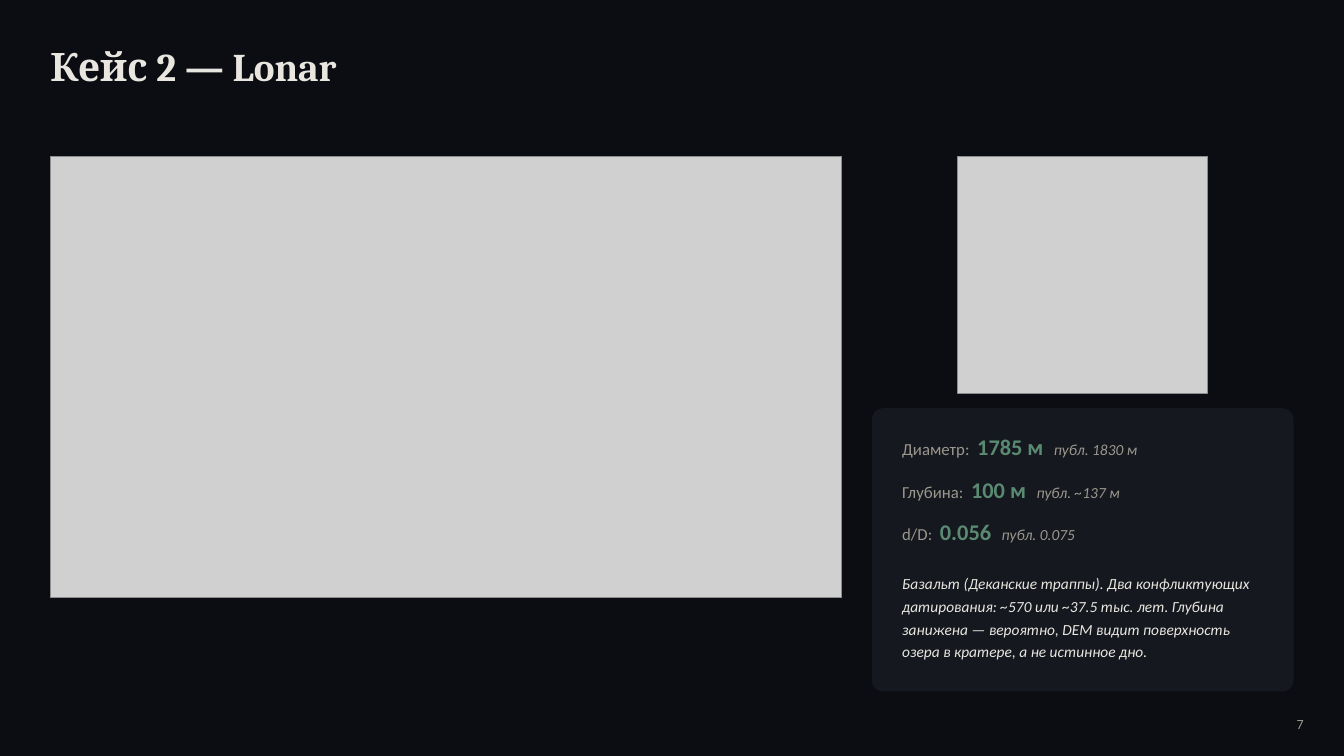
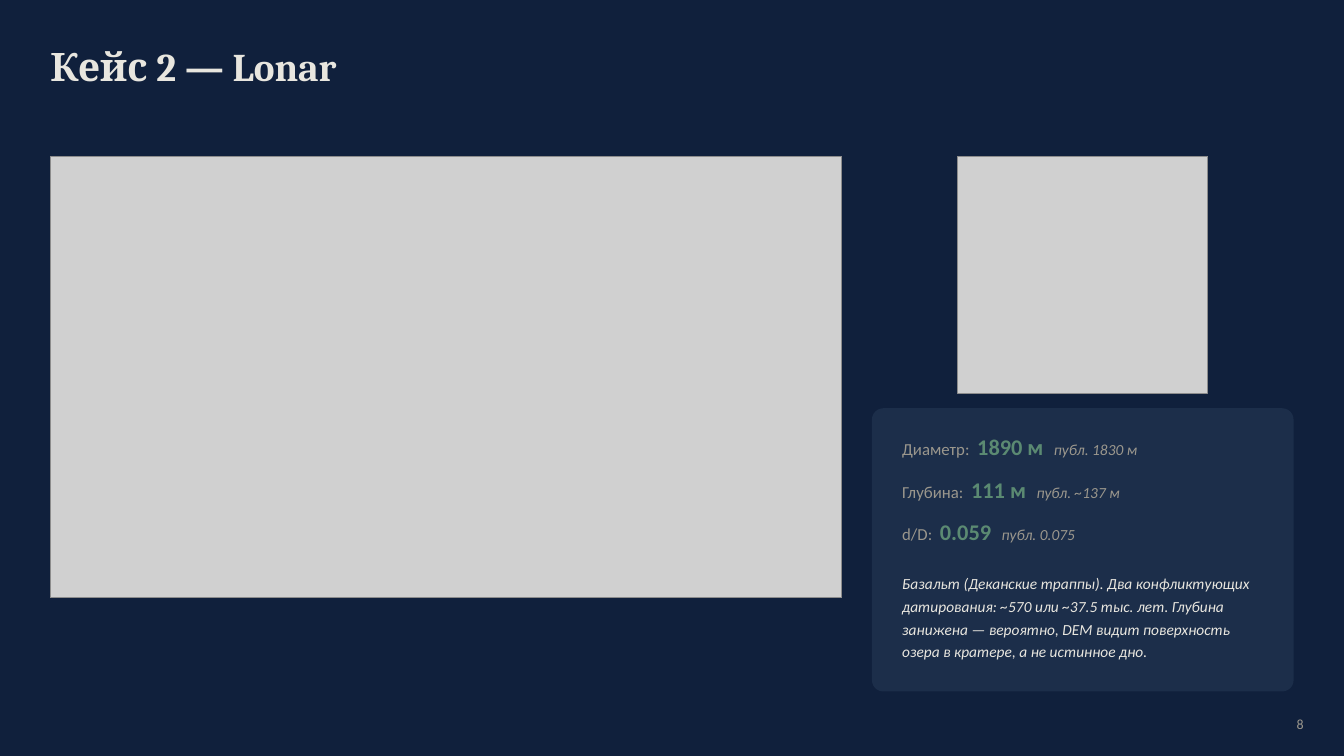
Before and after one commit to oterma19/craters-remote, a slide deck: slide 8 of crater_presentation.pptx (slide 7 before the commit). Drawn at 1344x756 pixels with LibreOffice and Linux fonts; fonts in the diff are those of the drawing; grey boxes stand for pictures. Boxes give left, top, right and bottom in pixels: in the first picture for what was removed or moved away, otherwise in the second. Text is boxed around its words. In the diff, an @@ line names an element or a change of style, - is before the commit and + after.

```diff
--- a/crater_presentation.pptx
+++ b/crater_presentation.pptx
@@ background #0B0D13 to #10203C @@
@@ rounded rectangle at [872,408,1294,692]: fill #15181F to #1C2E4A @@
@@ text at [902,440,1137,458]: text changed @@
-Диаметр: 1785 м публ. 1830 м
+Диаметр: 1890 м публ. 1830 м
@@ text at [902,483,1119,501]: text changed @@
-Глубина: 100 м публ. ~137 м
+Глубина: 111 м публ. ~137 м
@@ text at [902,525,1075,543]: text changed @@
-d/D: 0.056 публ. 0.075
+d/D: 0.059 публ. 0.075
@@ text at [1297,719,1304,729]: text changed @@
-7
+8
```
Also in this commit, not shown: 12 other slides changed, 2 slides added, 11 other files.
